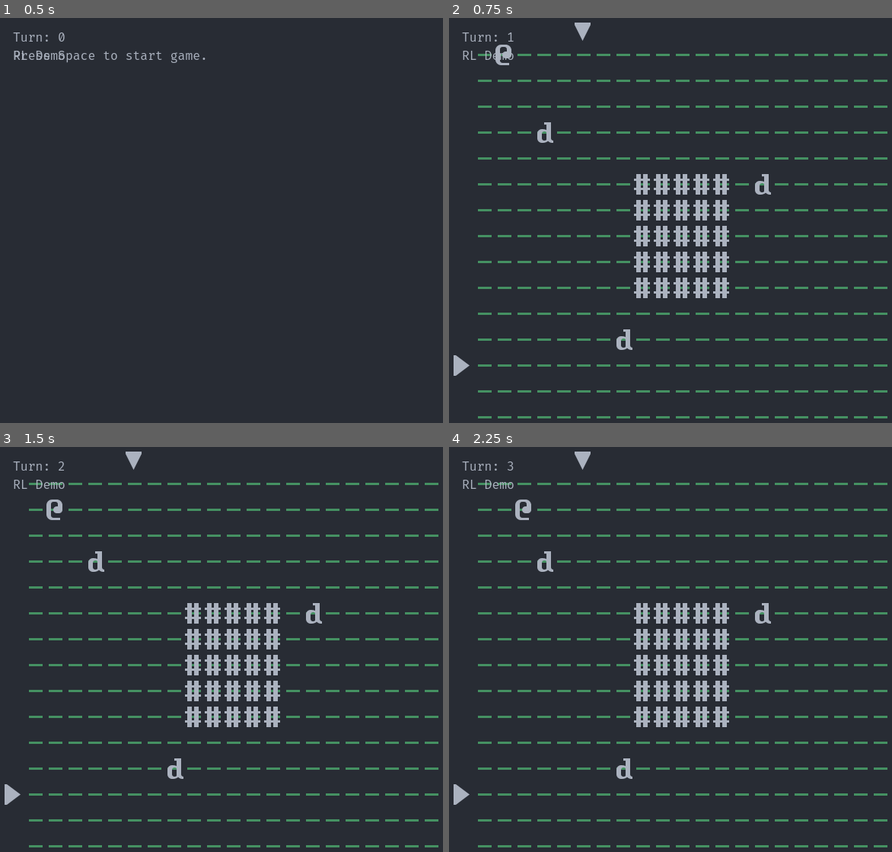
Above: before the commit, frames 1-4 (two rows, left to right).
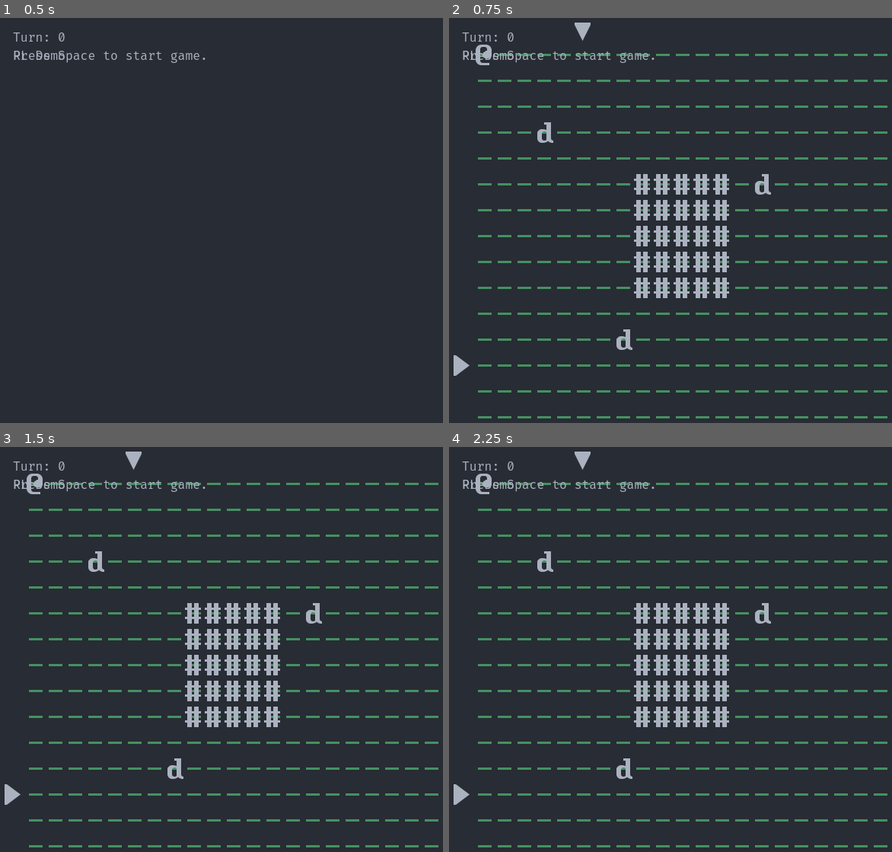
Above: after the commit, the same moments.

Repository: NekkidBear/GodotRoguelikeTutorial
Game: Godot game, scene res://scene/main/main_scene.tscn
The game is run twice, just before and just after one commit, with the same random seed, the same clock (stepped at 60 frames per second) and the same inputs.
Inputs:
- Up to frame 1 (0.5 s): no input
- Up to frame 2 (0.75 s): tap Space (init_world) at 0.5, 0.6 s; hold Right (move_right) from 0.53 s (still down)
- Up to frame 3 (1.5 s): tap Space (init_world) at 1.25, 1.35 s; release Right (move_right) at 1.28 s; hold Down (move_down) from 1.28 s (still down)
- Up to frame 4 (2.25 s): tap Space (init_world) at 2, 2.1 s; release Down (move_down) at 2.03 s; hold Right (move_right) from 2.03 s (still down)

Frame 1 is identical in both runs. In frame 2, 0.5% of the frame differs, in the area x 3-47%, y 3-12%; in frame 3, 0.5%, in the area x 3-47%, y 3-19%; in frame 4, 0.5%.
Error in both runs: Invalid assignment of property or key '_ref_DungeonBoard' with value of type 'Node2D (DungeonBoard.gd)' on a base object of type 'null instance'. (res://scene/…

Commit message:
set references before connections

Diff:
--- a/scene/main/main_scene.tscn
+++ b/scene/main/main_scene.tscn
@@ -13,6 +13,16 @@
 script/source = "extends Node2D
 
 func _ready():
+# Set references
+	$PCMove._ref_Schedule = $Schedule
+	$EnemyAI._ref_Schedule = $Schedule
+	$PCMove._ref_DungeonBoard = $DungeonBoard
+
+	# Set references for PCAttack
+	$PCAttack._ref_DungeonBoard = $DungeonBoard
+	$PCAttack._ref_Schedule = $Schedule
+	$PCAttack._ref_RemoveObject = $RemoveObject
+
 	# Connect InitWorld signals
 	$InitWorld.connect(\"sprite_created\", $PCMove._on_InitWorld_sprite_created)
 	$InitWorld.connect(\"sprite_created\", $Schedule._on_InitWorld_sprite_created)
@@ -25,17 +35,6 @@
 	# Connect MainGUI signals
 	$Schedule.connect(\"turn_started\", $MainGUI/SidebarVBox._on_Schedule_turn_started)
 	$Schedule.connect(\"turn_ended\", $MainGUI/MainHBox/Modeline._on_Schedule_turn_ended)
-
-
-	# Set references
-	$PCMove._ref_Schedule = $Schedule
-	$EnemyAI._ref_Schedule = $Schedule
-	$PCMove._ref_DungeonBoard = $DungeonBoard
-
-	# Set references for PCAttack
-	$PCAttack._ref_DungeonBoard = $DungeonBoard
-	$PCAttack._ref_Schedule = $Schedule
-	$PCAttack._ref_RemoveObject = $RemoveObject
 "
 
 [node name="MainScene" type="Node2D"]
